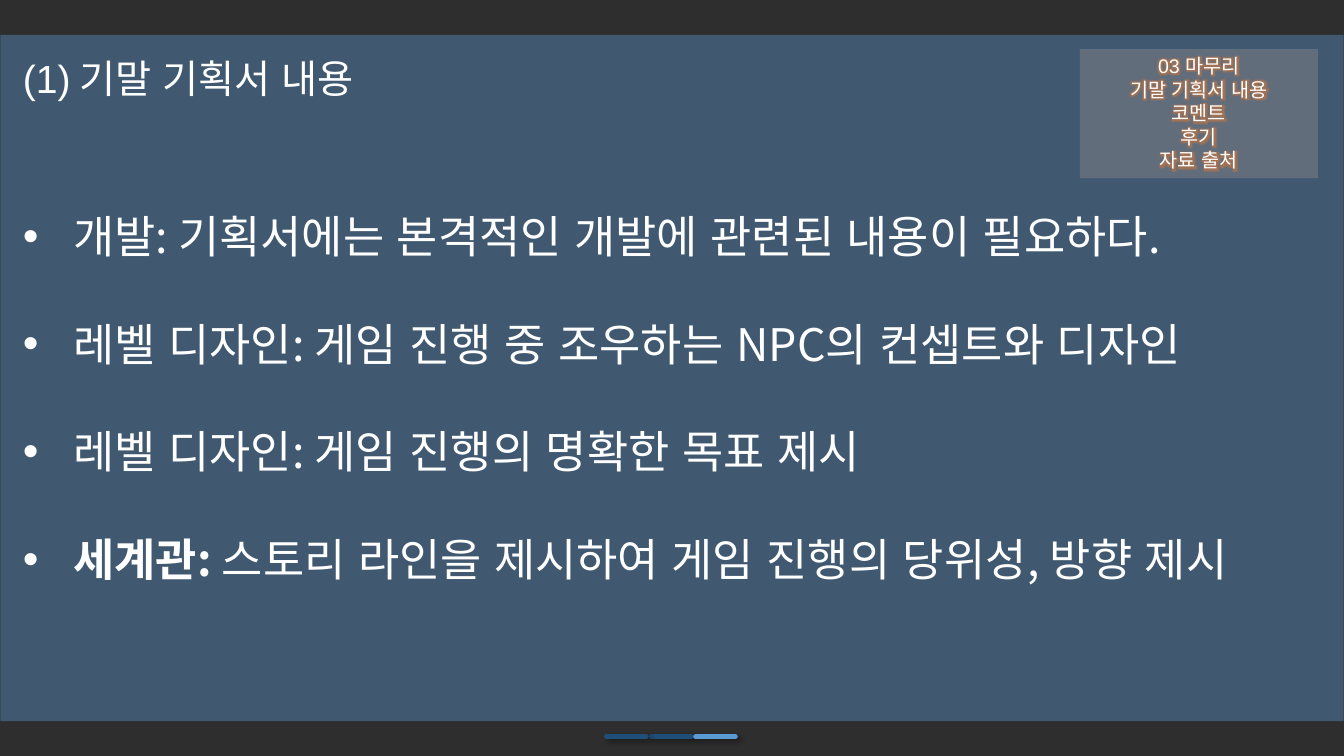
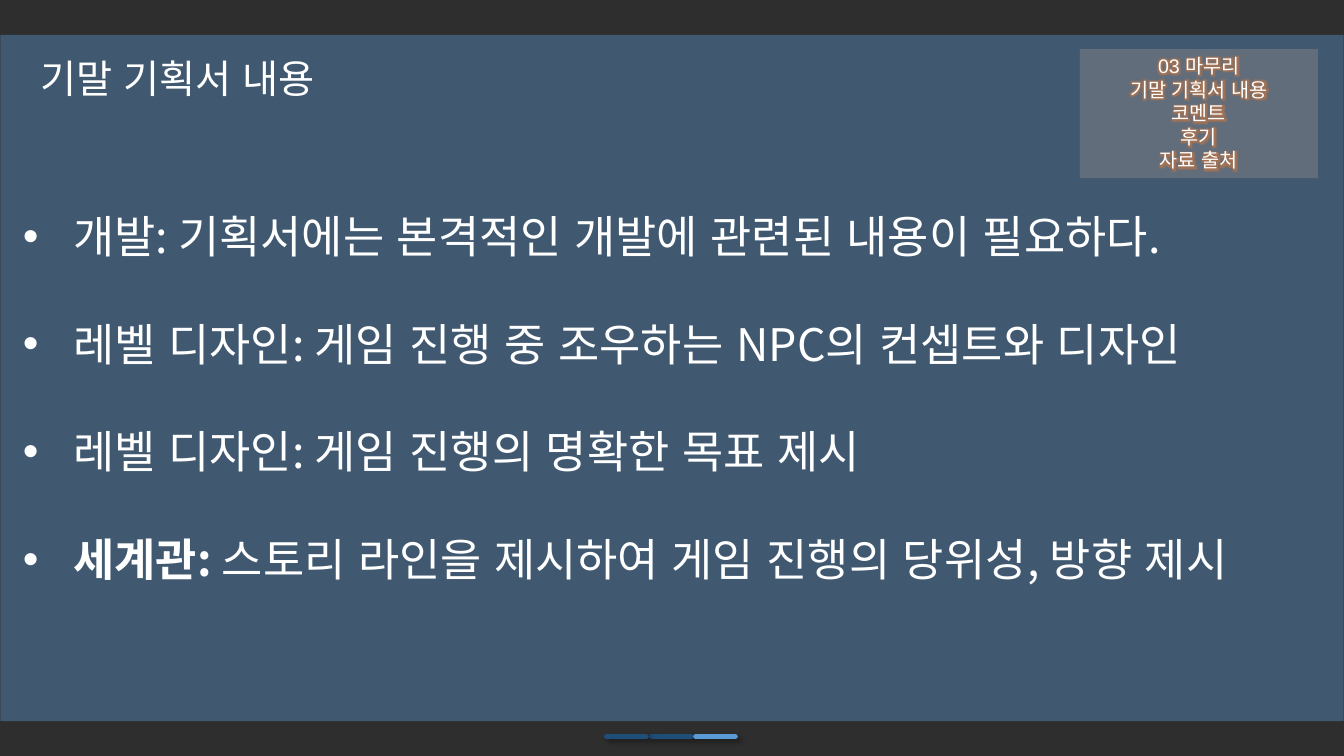
Before and after one commit to iconstudio/2017-Platformer, a slide deck: slide 13 of slides/Cosmos_20171105.pptx. Drawn at 1344x756 pixels with LibreOffice and Linux fonts; fonts in the diff are those of the drawing; background and template pictures are left out; a plain dark background stands for a picture behind light text. Boxes give left, top, right and bottom in pixels: in the first picture for what was removed or moved away, otherwise in the second. Text is boxed around its words. In the diff, an @@ line names an element or a change of style, - is before the commit and + after.

```diff
--- a/slides/Cosmos_20171105.pptx
+++ b/slides/Cosmos_20171105.pptx
@@ text at (40,60,314,96): text changed @@
-(1) 기말 기획서 내용
+기말 기획서 내용
```
Also in this commit, not shown: 7 other slides changed.
